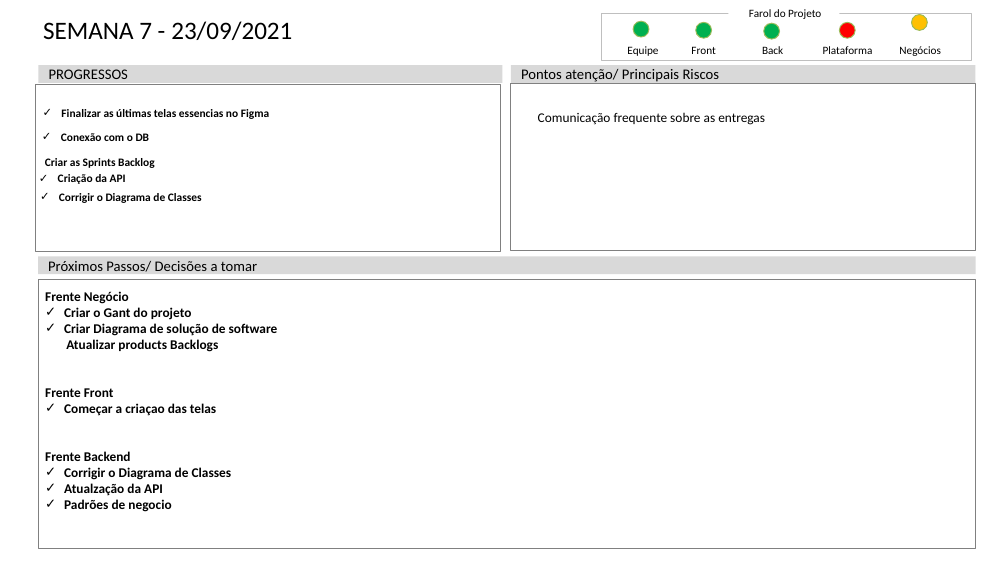
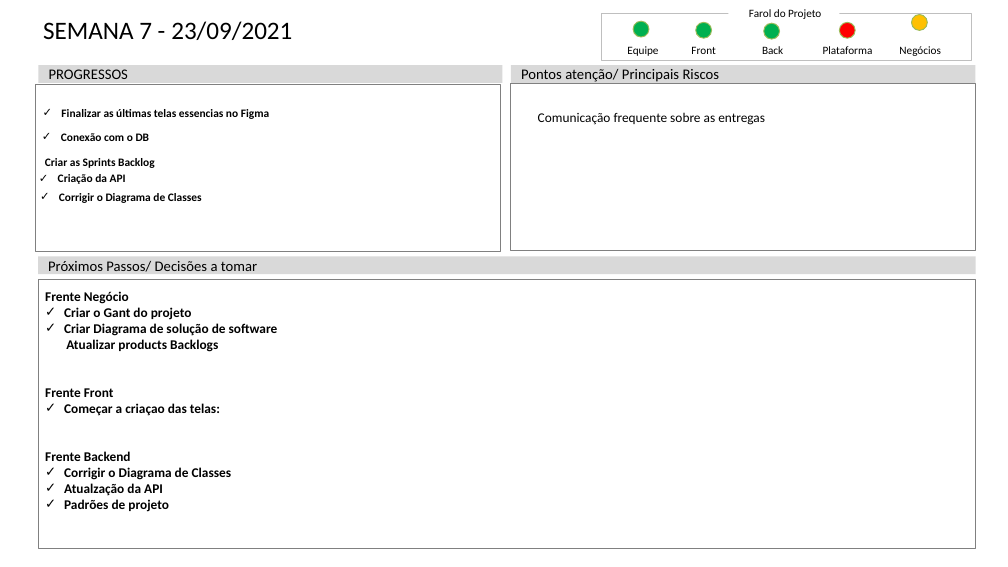
Before and after one commit to luizberto/grupo3-provisorio, a slide deck: slide 3 of Documentação/Grupo 3 - Status Report 16-09.pptx. Drawn at 1008x567 pixels with LibreOffice and Linux fonts; fonts in the diff are those of the drawing. Boxes give left, top, right and bottom in pixels: in the first picture for what was removed or moved away, otherwise in the second. Text is boxed around its words. In the diff, an @@ line names an element or a change of style, - is before the commit and + after.

```diff
--- a/Documentação/Grupo 3 - Status Report 16-09.pptx
+++ b/Documentação/Grupo 3 - Status Report 16-09.pptx
@@ text in rectangle at [64, 403, 220, 416]: text changed @@
-✓ Começar a criaçao das telas
+✓ Começar a criaçao das telas:
@@ text in rectangle at [64, 499, 169, 512]: text changed @@
-✓ Padrões de negocio
+✓ Padrões de projeto
```
Also in this commit, not shown: 5 other files.
